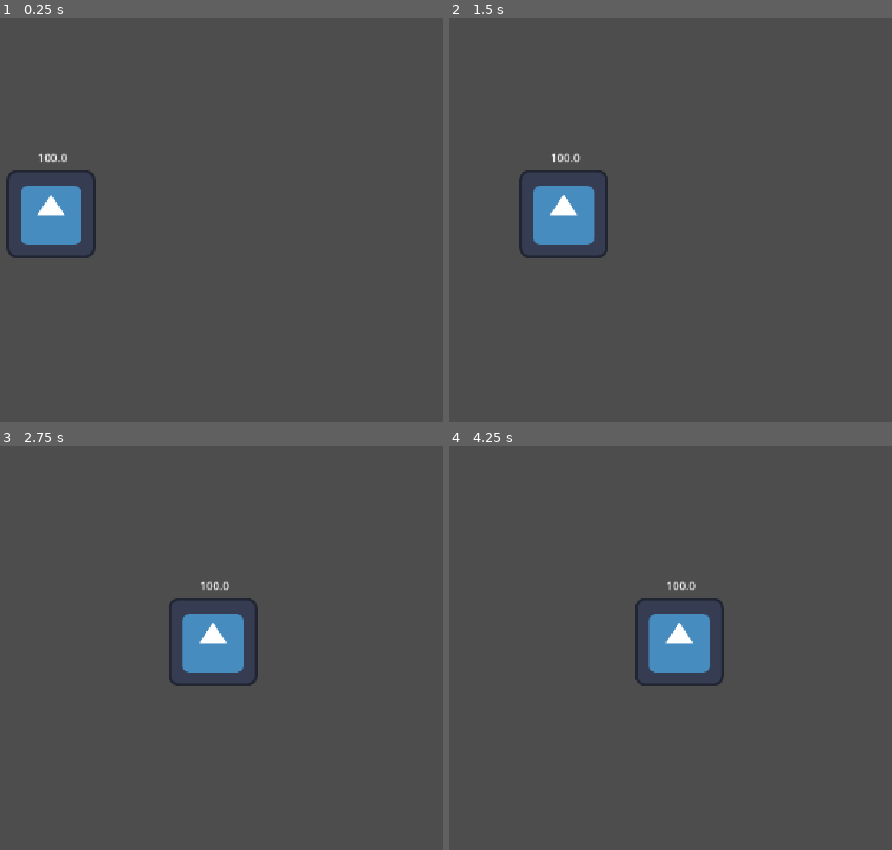
Above: before the commit, frames 1-4 (two rows, left to right).
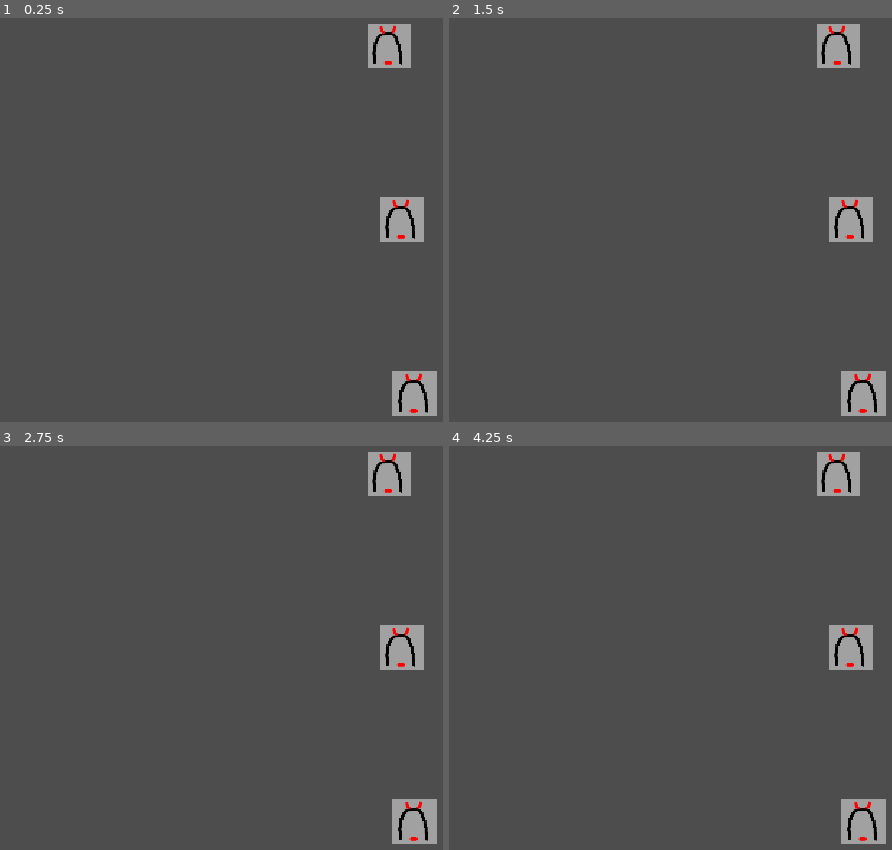
Above: after the commit, the same moments.

Repository: LukasReil/dungeon-ag
Game: Godot game, scene res://roomScene.tscn
Two runs of this game, one before a commit and one after it. Both use one fixed random seed, a clock stepped at 60 frames per second and the inputs below. Before the commit the project starts from res://Szenen/Spieler.tscn. The engine's default icon, where the game draws it, is replaced by a stand-in: a white triangle on a blue panel in a dark square.
Inputs:
- Up to frame 1 (0.25 s): no input
- Up to frame 2 (1.5 s): tap Enter at 0.5 s; hold Right (Rechts) 0.53-1.28 s; tap W (Hoch) at 0.6 s; hold A (Links) from 1.28 s (still down); tap S (Runter) at 1.35 s
- Up to frame 3 (2.75 s): release A (Links) at 2.03 s; hold Right (Rechts) from 2.03 s (still down); hold Shift (Sprint-key) from 2.03 s (still down)
- Up to frame 4 (4.25 s): release Shift (Sprint-key) at 2.78 s; tap W (Hoch) at 2.85 s; release Right (Rechts) at 3.53 s; hold A (Links) from 3.53 s (still down); tap S (Runter) at 3.6 s

The runs differ from the first frame. In frame 1, 5.9% of the frame differs, in the area x 1-99%, y 1-99%; in frame 2, 6.0%; in frame 3, 6.0%, in the area x 38-99%, y 1-99%; in frame 4, 6.0%.

Commit message:
Implemented Enemy Spawner Instancing

Diff:
--- /dev/null
+++ b/level/roomElements/enemy/enemy_spawner.gd
@@ -0,0 +1,13 @@
+extends Node2D
+
+
+# Called when the node enters the scene tree for the first time.
+func _ready() -> void:
+	print("Spawned new Enemy Spawner")
+
+func init(spawn_position: Vector2) -> void:
+	global_position = spawn_position
+
+# Called every frame. 'delta' is the elapsed time since the previous frame.
+func _process(delta: float) -> void:
+	pass
--- /dev/null
+++ b/level/roomElements/enemy/enemy_spawner.tscn
@@ -0,0 +1,10 @@
+[gd_scene format=3 uid="uid://c260l7tlu410v"]
+
+[ext_resource type="Script" uid="uid://cgcdttecg6o1u" path="res://level/roomElements/enemy/enemy_spawner.gd" id="1_5nost"]
+[ext_resource type="Texture2D" uid="uid://cy6qumqsdgqft" path="res://level/roomElements/enemy/enemy_spawner_texture_placeholder.png" id="2_xe67r"]
+
+[node name="EnemySpawner" type="Node2D" unique_id=653310591]
+script = ExtResource("1_5nost")
+
+[node name="Sprite2D" type="Sprite2D" parent="." unique_id=1168220844]
+texture = ExtResource("2_xe67r")
--- a/project.godot
+++ b/project.godot
@@ -11,7 +11,7 @@
 [application]
 
 config/name="DungeonAG"
-run/main_scene="uid://duo43a88ake2j"
+run/main_scene="uid://dge8e333uf3nu"
 config/features=PackedStringArray("4.7", "GL Compatibility")
 config/icon="res://icon.svg"
 
--- /dev/null
+++ b/roomScene.tscn
@@ -0,0 +1,19 @@
+[gd_scene format=3 uid="uid://dge8e333uf3nu"]
+
+[ext_resource type="Script" uid="uid://byp782sqanrdh" path="res://room_loader.gd" id="1_swdke"]
+[ext_resource type="PackedScene" uid="uid://c260l7tlu410v" path="res://level/roomElements/enemy/enemy_spawner.tscn" id="2_mhf5n"]
+
+[node name="Node2D" type="Node2D" unique_id=1880088253]
+
+[node name="EnemySpawnerTopBound" type="Node2D" parent="." unique_id=705635738]
+position = Vector2(1063, 81)
+
+[node name="RoomLoader" type="Node" parent="." unique_id=335096796 node_paths=PackedStringArray("ENEMY_SPAWNER_TOP_BOUND", "ENEMY_SPAWNER_BOTTOM_BOUND")]
+script = ExtResource("1_swdke")
+ENEMY_SPAWNER_TEMPLATE = ExtResource("2_mhf5n")
+ENEMY_SPAWNERS = Array[int]([0, 0, 0])
+ENEMY_SPAWNER_TOP_BOUND = NodePath("../EnemySpawnerTopBound")
+ENEMY_SPAWNER_BOTTOM_BOUND = NodePath("../EnemySpawnerBottomBound")
+
+[node name="EnemySpawnerBottomBound" type="Node2D" parent="." unique_id=659823040]
+position = Vector2(1100, 582)
--- /dev/null
+++ b/room_loader.gd
@@ -0,0 +1,38 @@
+extends Node
+
+@export var ENEMY_SPAWNER_TEMPLATE: PackedScene
+
+@export var ENEMY_SPAWNERS: Array[int]
+@onready var ENEMY_SPAWNER_COUNT = ENEMY_SPAWNERS.size()
+
+@export var ENEMY_SPAWNER_TOP_BOUND: Node2D
+@export var ENEMY_SPAWNER_BOTTOM_BOUND: Node2D
+
+# Called when the node enters the scene tree for the first time.
+func _ready() -> void:
+	#region Export Asserts
+	assert(ENEMY_SPAWNER_COUNT > 0, "No Enemy Spawners provided")
+	assert(ENEMY_SPAWNER_TEMPLATE != null, "No Enemy Spawner Template provided")
+	#endregion
+
+
+	for i in range(ENEMY_SPAWNER_COUNT):
+		var enemy_spawner_config = ENEMY_SPAWNERS[i]
+		var enemy_spawner_instance = ENEMY_SPAWNER_TEMPLATE.instantiate()
+		var spawner_position = _calculate_spawner_position(i)
+		enemy_spawner_instance.init(spawner_position)
+		add_child(enemy_spawner_instance)
+
+
+# Called every frame. 'delta' is the elapsed time since the previous frame.
+func _process(delta: float) -> void:
+	pass
+
+
+func _calculate_spawner_position(index: int) -> Vector2:
+	if ENEMY_SPAWNER_COUNT <= 1:
+		return (ENEMY_SPAWNER_TOP_BOUND.position + ENEMY_SPAWNER_BOTTOM_BOUND.position) * 0.5
+
+	var delta = ENEMY_SPAWNER_BOTTOM_BOUND.position - ENEMY_SPAWNER_TOP_BOUND.position
+	var step = delta / (ENEMY_SPAWNER_COUNT - 1)
+	return ENEMY_SPAWNER_TOP_BOUND.position + index * step
Not shown, added: level/roomElements/enemy/enemy_spawner.gd.uid
Binary file added: level/roomElements/enemy/enemy_spawner_texture_placeholder.png
Not shown, added: level/roomElements/enemy/enemy_spawner_texture_placeholder.png.import
Not shown, added: room_loader.gd.uid
